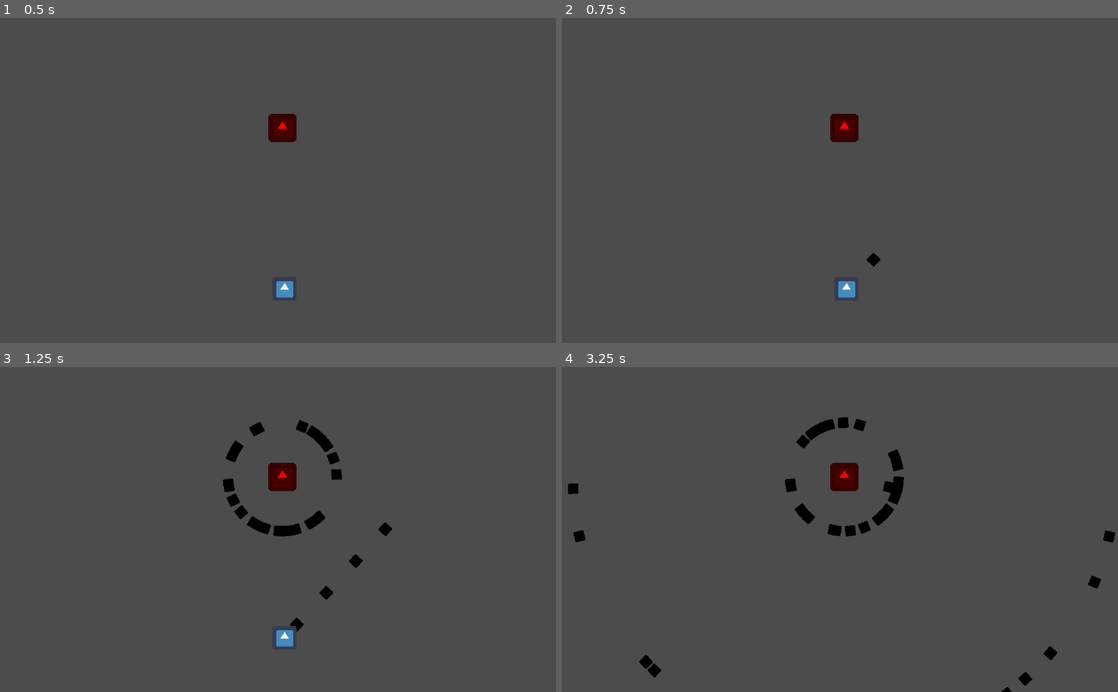
Above: before the commit, frames 1-4 (two rows, left to right).
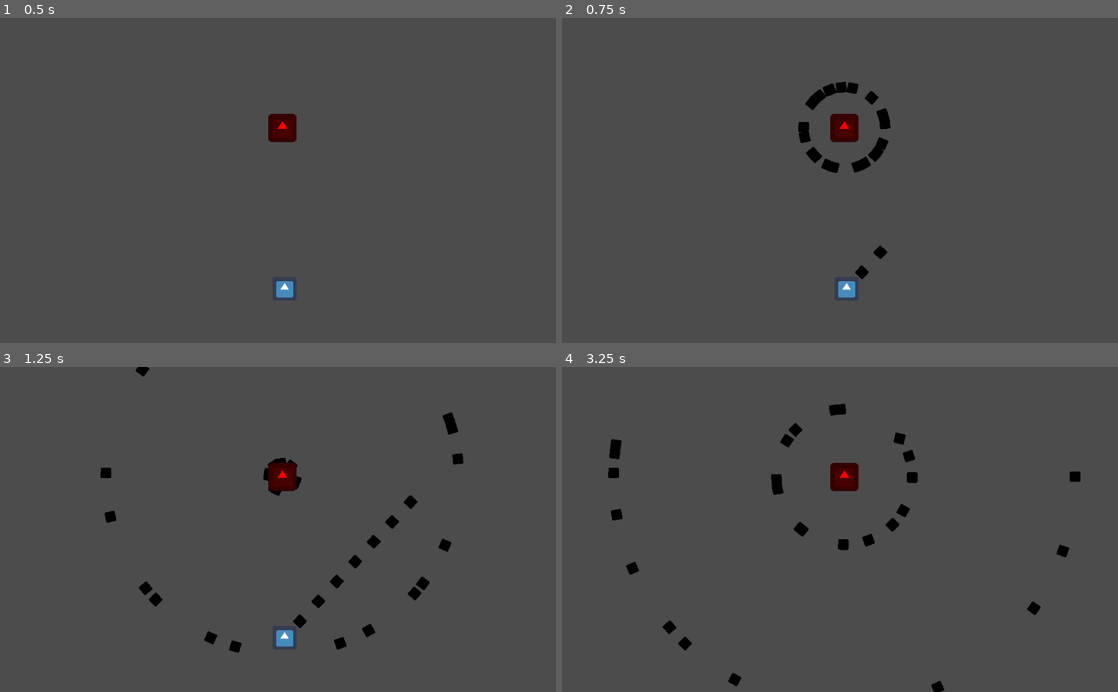
Above: after the commit, the same moments.

Repository: warriormaster12/HeartTale
Game: Godot game, scene res://Levels/BossLevel.tscn
Same seed, same stepped clock (60 frames per second), same inputs: the game is played once before the commit and once after it. The engine's default icon, where the game draws it, is replaced by a stand-in: a white triangle on a blue panel in a dark square.
Inputs (mouse positions are in pixels of both pictures, inside the frame that each line leads up to):
- Up to frame 1 (0.5 s): no input
- Up to frame 2 (0.75 s): tap Enter at 0.5 s; move the mouse to (962, 164) at 0.52 s; press the mouse at (962, 164) at 0.53 s
- Up to frame 3 (1.25 s): no input
- Up to frame 4 (3.25 s): move the mouse to (728, 545) at 1.27 s; release the mouse at (728, 545) at 1.28 s; click (728, 545) at 1.35 s; move the mouse to (895, 458) at 2.02 s; hold S (move_b) 2.03-2.78 s; click (895, 458) at 2.3 s; move the mouse to (812, 594) at 2.77 s; tap W (move_f) at 2.85 s; click (812, 594) at 3.05 s

Frame 1 is identical in both runs. In frame 2, 1.2% of the frame differs, in the area x 42-60%, y 19-81%; in frame 3, 2.7%; in frame 4, 3.3%, in the area x 1-100%, y 0-100%.

Commit message:
health and damage

Diff:
--- a/GameObjects/Enemy/Bullet.gd
+++ b/GameObjects/Enemy/Bullet.gd
@@ -5,7 +5,7 @@
 # var a = 2
 # var b = "text"
 var dir = Vector2(1,0)
-var speed = 400
+var speed = 500
 onready var timer = get_node("SelfDestroyDelay")
 var target = "Player"
 
@@ -26,7 +26,7 @@
 
 func _on_Area2D_body_entered(body):
 	if body.name == target:
-		print(target + " hit")
+		body.health -= 20
 		get_tree().queue_delete(self)
 
 
--- a/GameObjects/Enemy/Enemy.gd
+++ b/GameObjects/Enemy/Enemy.gd
@@ -3,13 +3,15 @@
 
 var bullet = preload("res://GameObjects/Enemy/Bullet.tscn")
 var bullet_startPosition = Vector2()
+export var fire_delay = 0.8
+export var health = 100
 onready var rotator_node = get_node("rotator")
 onready var timer = get_node("BulletSpawnDelay")
 
 
 # Called when the node enters the scene tree for the first time.
 func _ready():
-	timer.set_wait_time(1)
+	timer.set_wait_time(fire_delay)
 	timer.start()
 	rotator_node.position = self.position
 
@@ -19,7 +21,7 @@
 #	pass
 
 func _physics_process(delta):
-	pass
+	_calculate_health()
 
 
 func _spawn_bullet_rotation():
@@ -32,11 +34,11 @@
 func _spawn_bullets_at_once():
 	var bullet_instances = []
 	var bullet_rotation = []
-	var rotation_interval = 15
+	var rotation_interval = rand_range(24, 15)
 	var result = 0
-	var bullet_amount = 23
+	var bullet_amount = rand_range(15, 24)
 
-	for i in range(0, bullet_amount):
+	for i in range(0, bullet_amount-1):
 		result += rotation_interval
 		bullet_rotation.push_back(result)
 		bullet_instances.push_back(bullet.instance())
@@ -46,7 +48,9 @@
 		get_parent().add_child(bullet_instances[i])
 
 
-
+func _calculate_health():
+	if(!health > 0):
+		get_tree().queue_delete(self)
 
 func _on_Timer_timeout():
 	_spawn_bullets_at_once()
--- a/GameObjects/Enemy/Enemy.tscn
+++ b/GameObjects/Enemy/Enemy.tscn
@@ -8,6 +8,7 @@
 
 [node name="Enemy" type="KinematicBody2D"]
 script = ExtResource( 3 )
+health = 1000
 
 [node name="CollisionShape2D" type="CollisionShape2D" parent="."]
 shape = SubResource( 1 )
--- a/GameObjects/Player/Player.gd
+++ b/GameObjects/Player/Player.gd
@@ -5,12 +5,15 @@
 # var a = 2
 # var b = "text"
 export var Speed = 300.0
-export var fire_delay = 0.2
+export var fire_delay = 0.1
+export var health = 100
+
 var direction = Vector2()
 onready var rotator_node = get_node("rotator")
 onready var timer = get_node("ShootingTimer")
 var bullet = preload("res://GameObjects/Enemy/Bullet.tscn")
 var can_shoot = true
+
 
 
 # Called when the node enters the scene tree for the first time.
@@ -28,6 +31,7 @@
 	direction = Vector2()
 	rotator_node.position = self.position
 
+	_calculate_health()
 
 	if Input.is_action_pressed("move_r"):
 		 direction.x += 1
@@ -55,6 +59,9 @@
 	can_shoot = false
 	timer.start()
 
+func _calculate_health():
+	if(!health > 0):
+		get_tree().queue_delete(self)
 
 func _on_ShootingTimer_timeout():
 	can_shoot = true
--- a/Levels/BossLevel.tscn
+++ b/Levels/BossLevel.tscn
@@ -10,3 +10,4 @@
 
 [node name="Enemy" parent="." instance=ExtResource( 2 )]
 position = Vector2( 520, 203 )
+fire_delay = 0.6
